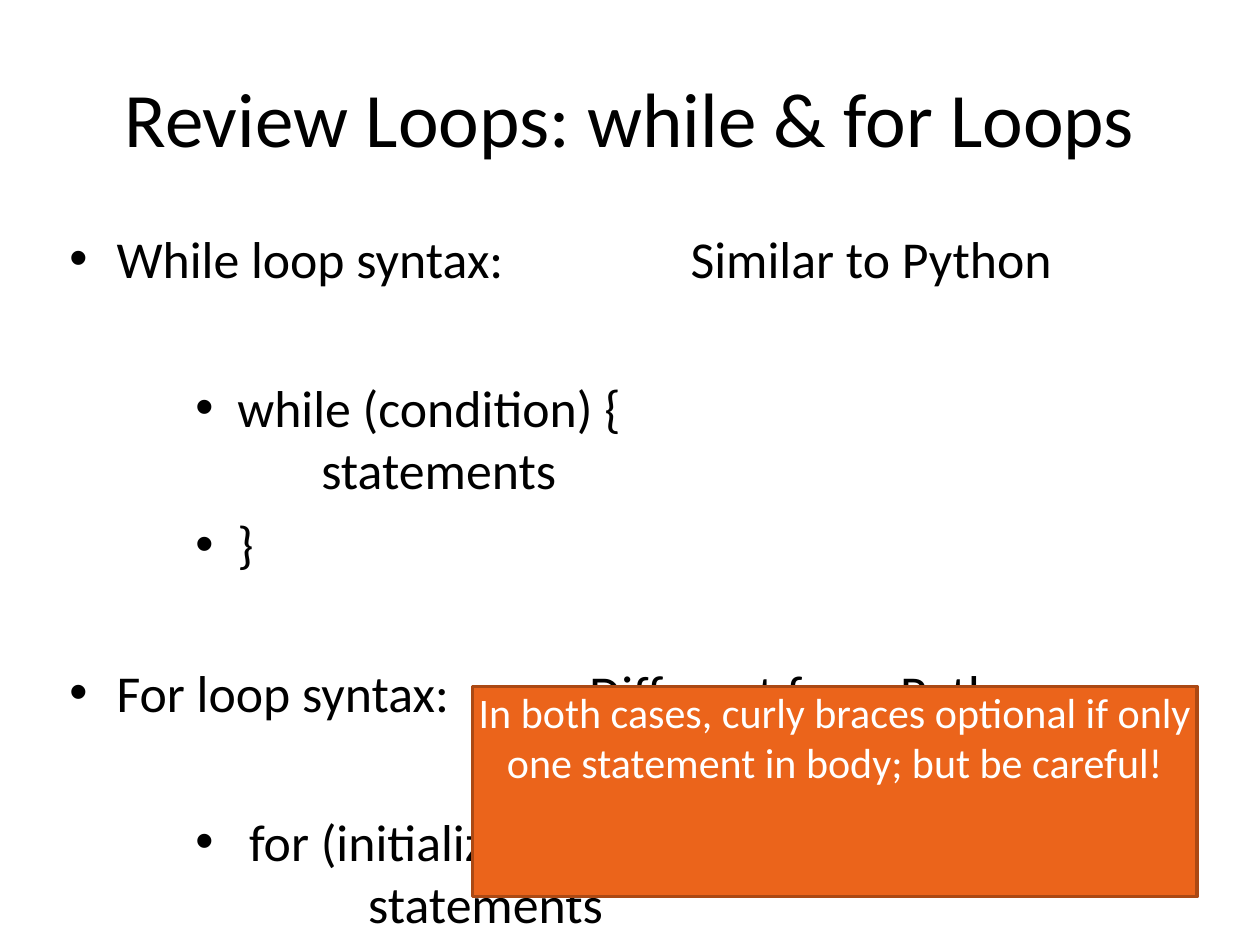
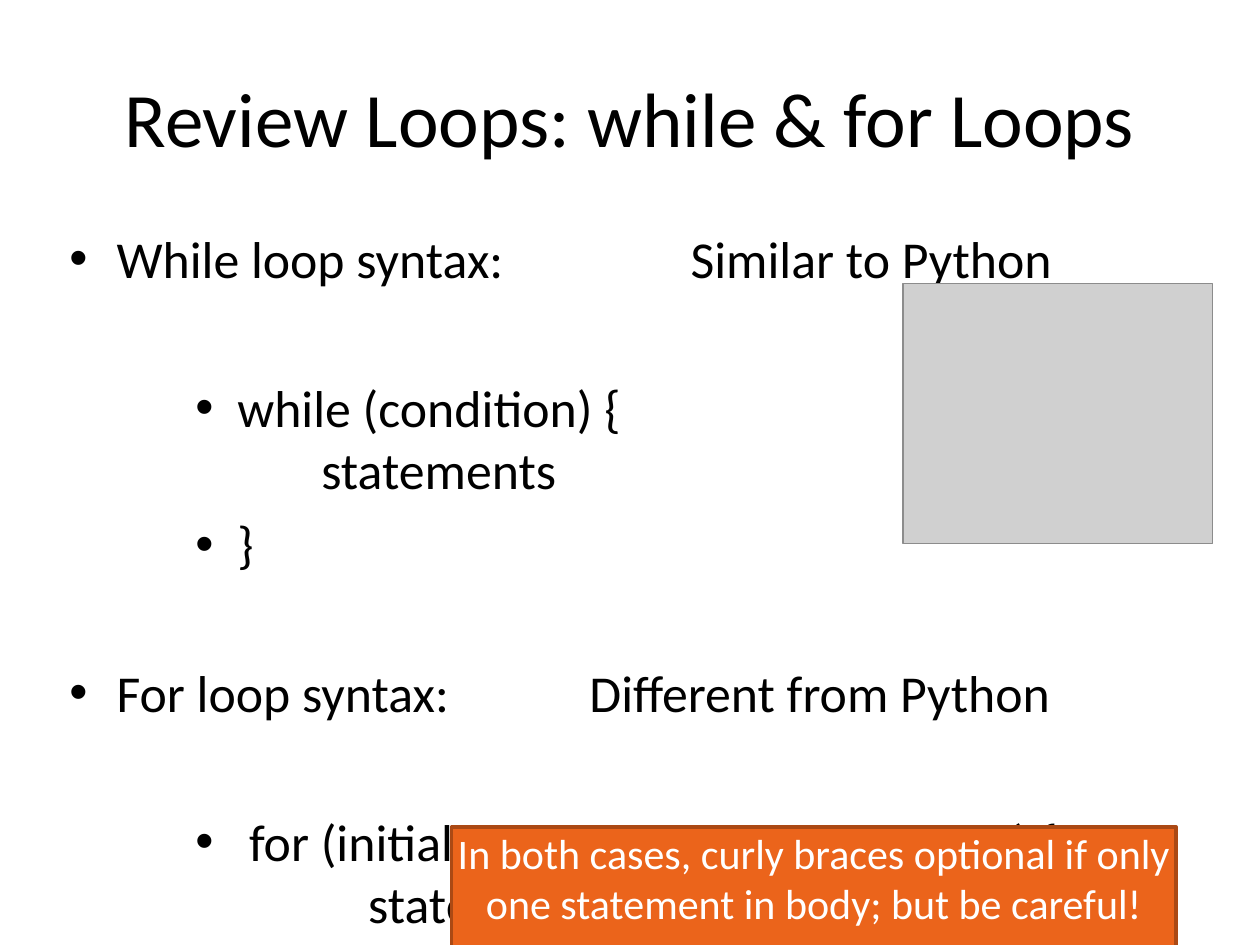
Before and after one commit to RHIT-CSSE/csse220, a slide deck: slide 13 of ClassMaterials/JavaIntro/Slides/JavaIntro.pptx. Drawn at 1260x945 pixels with LibreOffice and Linux fonts; fonts in the diff are those of the drawing; grey boxes stand for pictures. Boxes give left, top, right and bottom in pixels: in the first picture for what was removed or moved away, otherwise in the second. Text is boxed around its words. In the diff, an @@ line names an element or a change of style, - is before the commit and + after.

```diff
--- a/ClassMaterials/JavaIntro/Slides/JavaIntro.pptx
+++ b/ClassMaterials/JavaIntro/Slides/JavaIntro.pptx
@@ picture added at (903,284,1213,544) @@
@@ rectangle "In both cases, curly braces ...": place and size @@
-rectangle "In both cases, curly braces ..." at (472,687,1197,897)
+rectangle "In both cases, curly braces ..." at (451,827,1176,945)
```
Also in this commit, not shown: 2 other slides changed, 1 other file.
